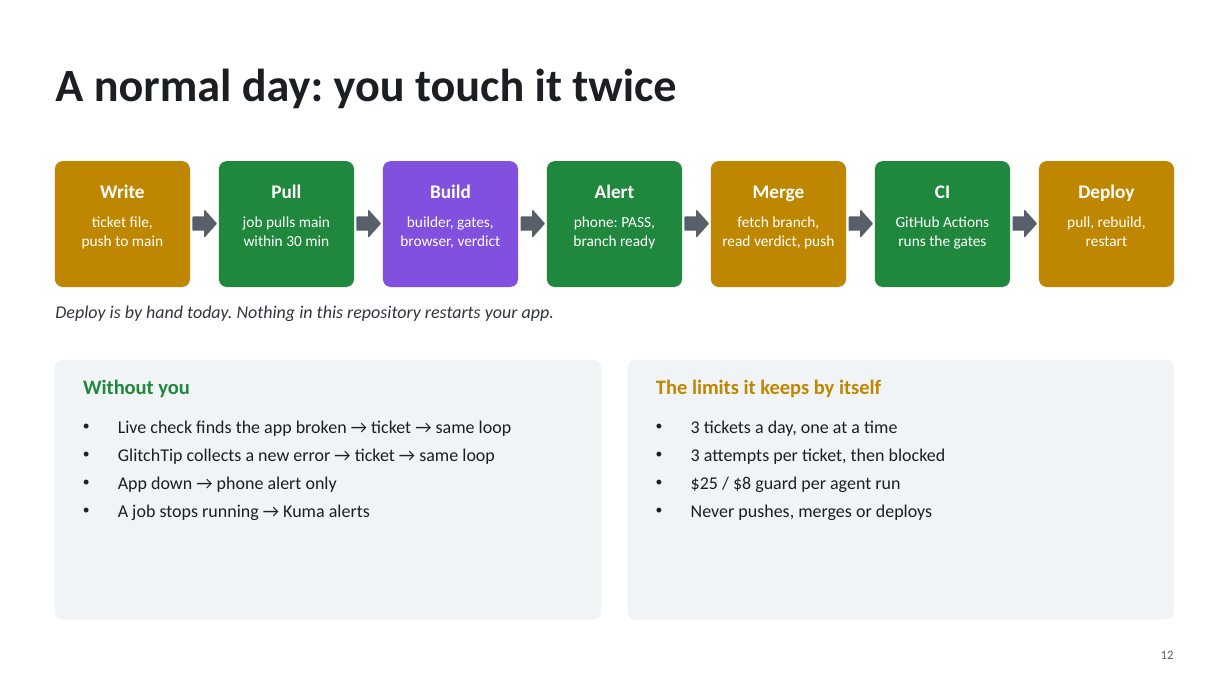
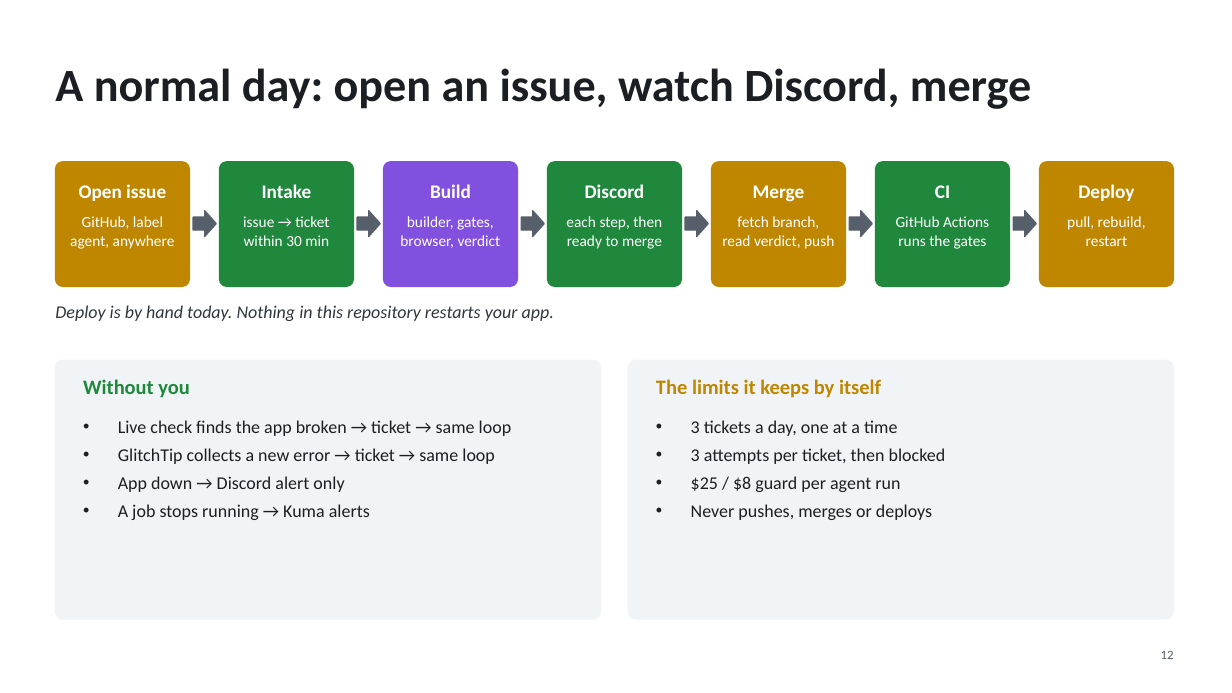
Before and after one commit to Chenophobia/Achentic, a slide deck: slide 12 of Deploy on Mac mini.pptx. Drawn at 1232x693 pixels with LibreOffice and Linux fonts; fonts in the diff are those of the drawing. Boxes give left, top, right and bottom in pixels: in the first picture for what was removed or moved away, otherwise in the second. Text is boxed around its words. In the diff, an @@ line names an element or a change of style, - is before the commit and + after.

```diff
--- a/Deploy on Mac mini.pptx
+++ b/Deploy on Mac mini.pptx
@@ title at box(55, 68, 1031, 109): text changed @@
-A normal day: you touch it twice
+A normal day: open an issue, watch Discord, merge
@@ text at box(79, 184, 166, 201): text changed @@
-Write
+Open issue
@@ text at box(262, 184, 312, 198): text changed @@
-Pull
+Intake
@@ text at box(585, 184, 645, 198): text changed @@
-Alert
+Discord
@@ text at box(70, 216, 175, 249): text changed @@
-ticket file,
-push to main
+GitHub, label
+agent, anywhere
@@ text at box(243, 216, 329, 227): text changed @@
-job pulls main
+issue → ticket
@@ text at box(566, 216, 662, 249): text changed @@
-phone: PASS,
-branch ready
+each step, then
+ready to merge
@@ text at box(118, 476, 344, 492): text changed @@
-• App down → phone alert only
+• App down → Discord alert only
```
Also in this commit, not shown: 3 other slides changed, 29 other files.
